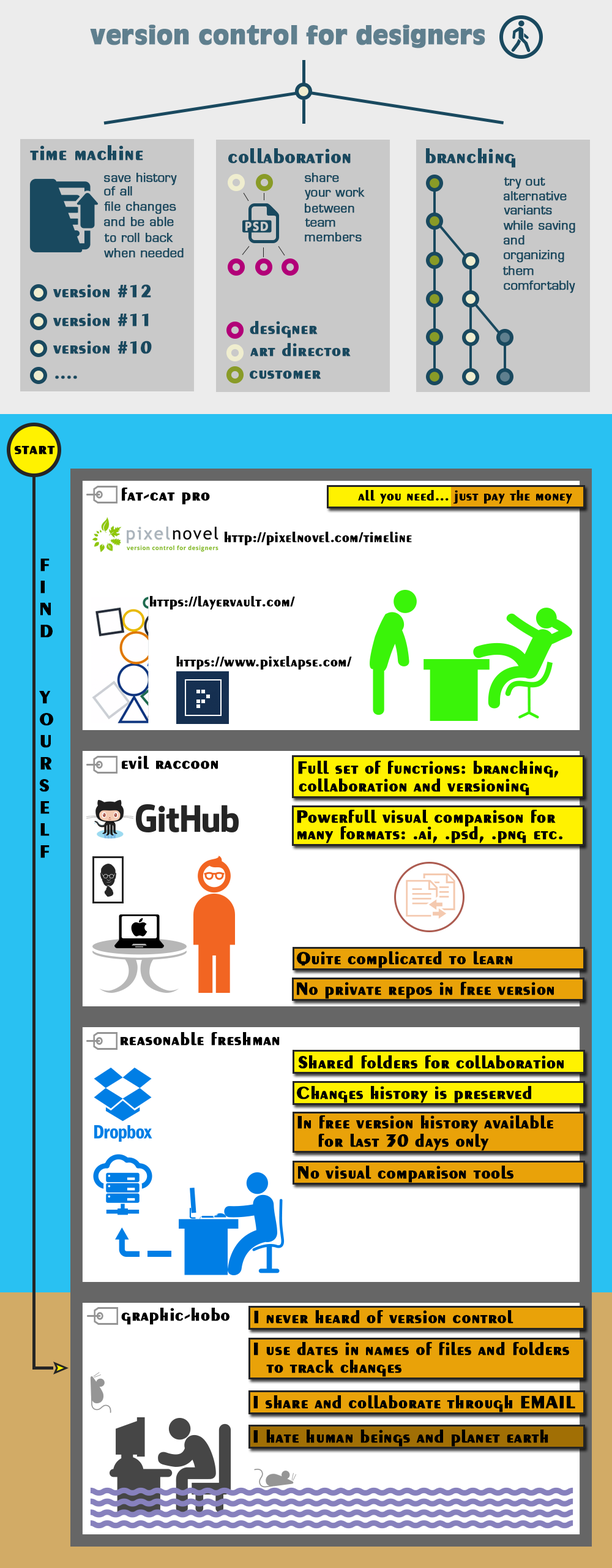
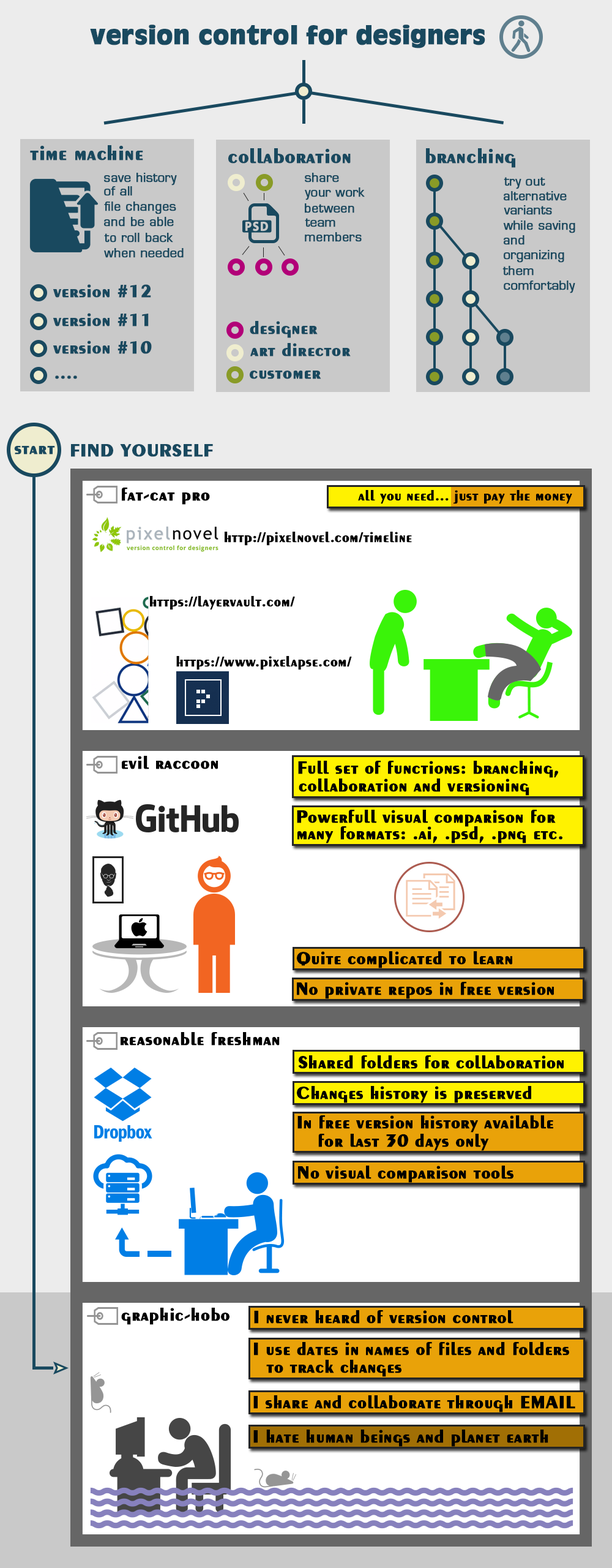
Layers edited between the first and the second 612 × 1568 image:
painted on "Shape 2" over left=511, top=20, right=532, bottom=53
painted on "Ellipse 3" over left=499, top=15, right=544, bottom=59
painted on "version control for designers" over left=90, top=24, right=486, bottom=49
added layer "Shape 29" in group "top block" over left=485, top=643, right=542, bottom=701
painted on "Shape 14" over left=53, top=1361, right=69, bottom=1375
painted on "Shape 12" over left=32, top=477, right=36, bottom=1370
painted on "Shape 13" over left=32, top=1366, right=54, bottom=1370
removed layer "F I N D Y O U R S E L F" from group "body" over left=39, top=558, right=54, bottom=859
added layer "FIND YOURSELF" in group "body" over left=71, top=444, right=214, bottom=457
painted on "start" over left=14, top=445, right=56, bottom=455
painted on "Ellipse 1" over left=6, top=422, right=62, bottom=478
painted on "Rectangle 2" over left=0, top=414, right=612, bottom=1293
painted on "Rectangle 1" over left=0, top=1291, right=612, bottom=1568
